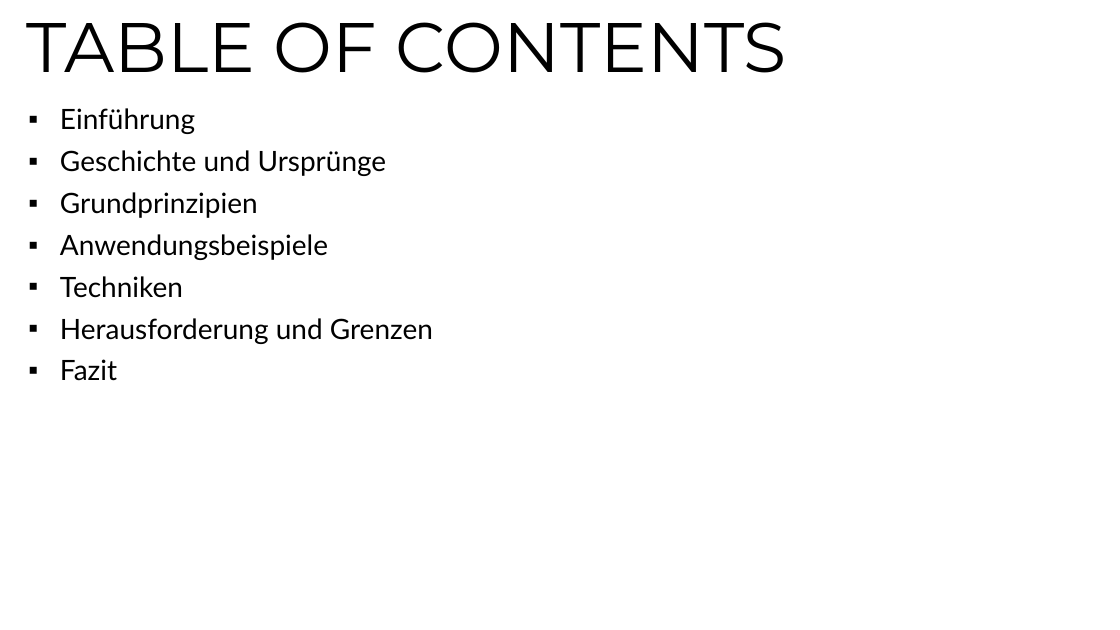
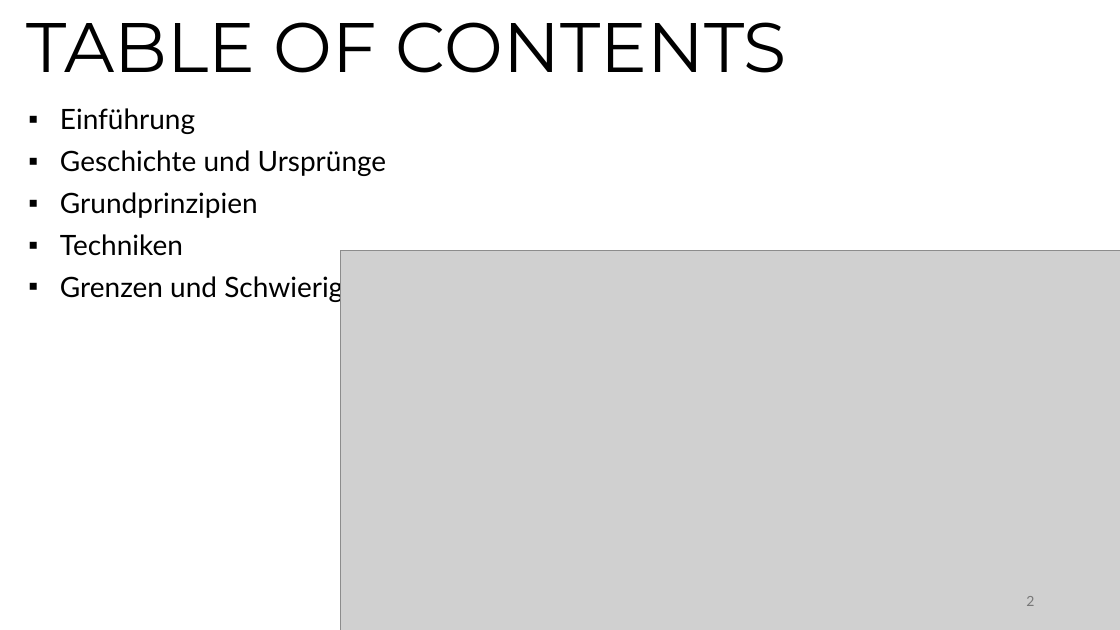
Before and after one commit to teremunart/school-fia, a slide deck: slide 2 of Ausbildung/Procedural Generation/ProceduralGeneration.pptx. Drawn at 1120x630 pixels with LibreOffice and Linux fonts; fonts in the diff are those of the drawing; grey boxes stand for pictures. Boxes give left, top, right and bottom in pixels: in the first picture for what was removed or moved away, otherwise in the second. Text is boxed around its words. In the diff, an @@ line names an element or a change of style, - is before the commit and + after.

```diff
--- a/Ausbildung/Procedural Generation/ProceduralGeneration.pptx
+++ b/Ausbildung/Procedural Generation/ProceduralGeneration.pptx
@@ subtitle at <box>60,234,328,260</box>: paragraph removed @@
-▪ Anwendungsbeispiele
@@ picture added at <box>340,250,1120,630</box> @@
@@ subtitle at <box>60,272,418,302</box>: text changed @@
-▪ Herausforderung und Grenzen
-▪ Fazit
+▪ Grenzen und Schwierigkeiten
@@ page number added at <box>1026,596,1034,606</box>, 12 pt, text #797979 @@
+2
```
Also in this commit, not shown: 1 other slide changed, 6 slides added, 1 other file.
